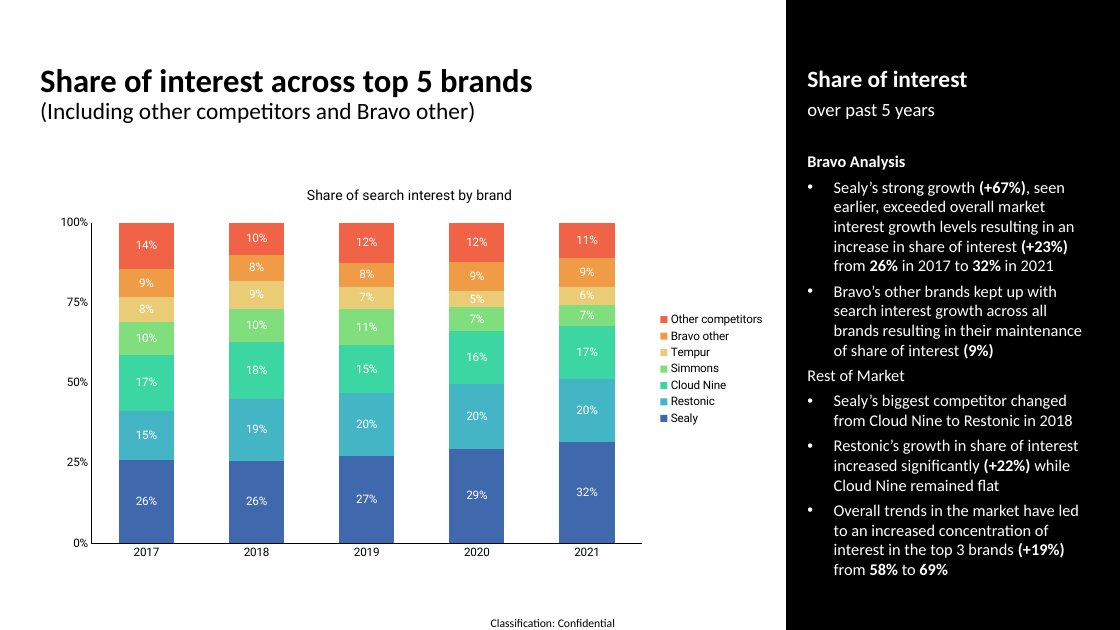
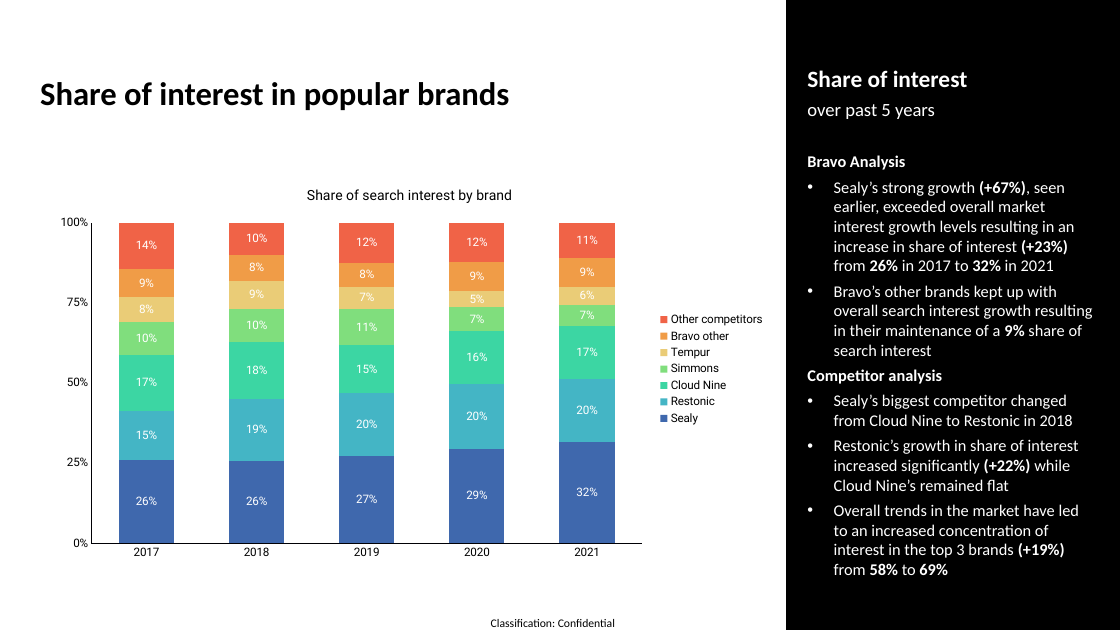
Before and after one commit to twdobson/mattress-trends, a slide deck: slide 14 of Bravo report - 20210123.pptx. Drawn at 1120x630 pixels with LibreOffice and Linux fonts; fonts in the diff are those of the drawing. Boxes give left, top, right and bottom in pixels: in the first picture for what was removed or moved away, otherwise in the second. Text is boxed around its words. In the diff, an @@ line names an element or a change of style, - is before the commit and + after.

```diff
--- a/Bravo report - 20210123.pptx
+++ b/Bravo report - 20210123.pptx
@@ title at (x1=40, y1=82, x2=509, y2=110): text changed; size 20 to 28 pt; bold on @@
-Share of interest across top 5 brands
-(Including other competitors and Bravo other)
+Share of interest in popular brands
@@ text at (x1=807, y1=285, x2=1093, y2=384): text changed @@
-• Bravo’s other brands kept up with search interest growth across all brands resulting in their maintenance of share of interest (9%)
-Rest of Market
+• Bravo’s other brands kept up with overall search interest growth resulting in their maintenance of a 9% share of search interest
+Competitor analysis
@@ text at (x1=834, y1=439, x2=1079, y2=491): text changed @@
-• Restonic’s growth in share of interest increased significantly (+22%) while Cloud Nine remained flat
+• Restonic’s growth in share of interest increased significantly (+22%) while Cloud Nine’s remained flat
```
Also in this commit, not shown: 11 other slides changed, 19 slides removed, 1 other file.
